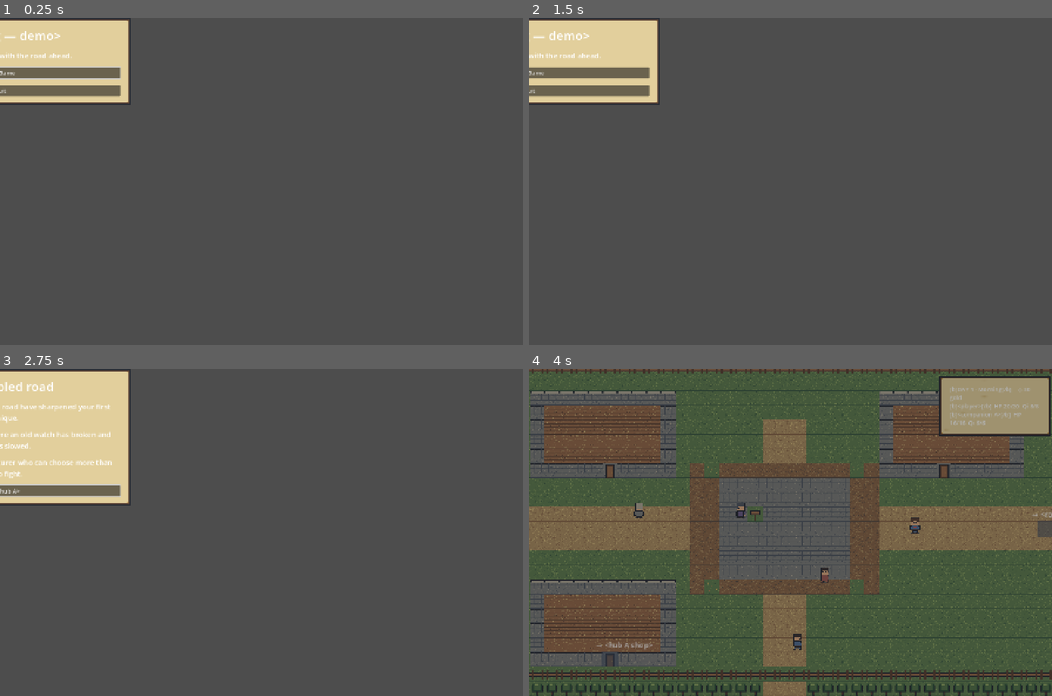
Above: before the commit, frames 1-4 (two rows, left to right).
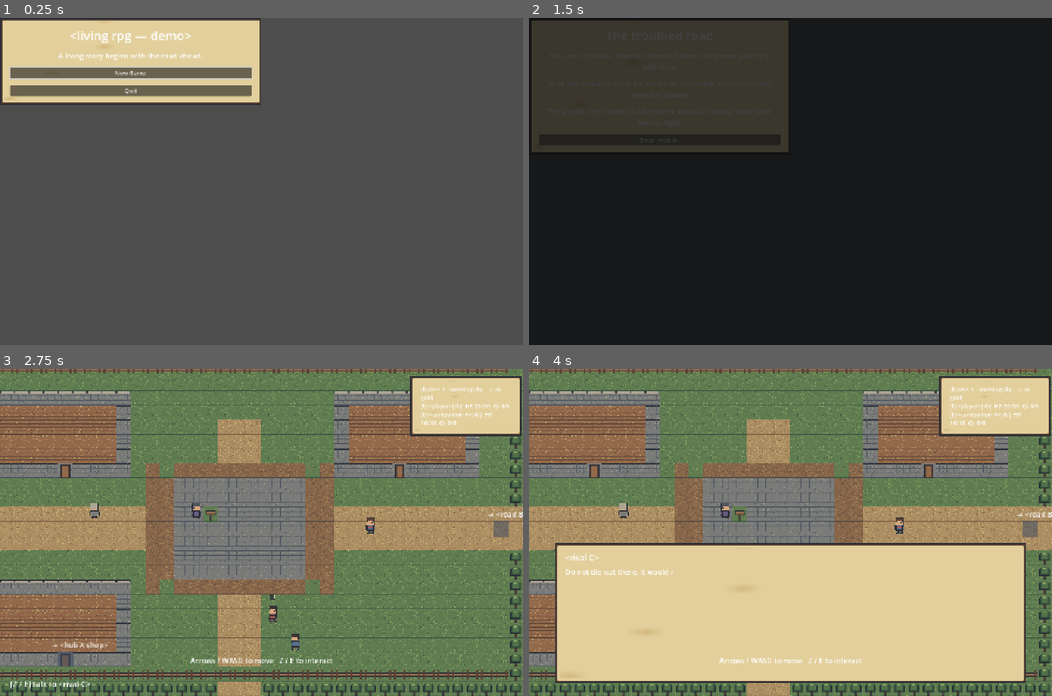
Above: after the commit, the same moments.

Repository: haowjy/living-rpg-game
Game: Godot game, scene res://game/app/main.tscn
Two runs of this game, one before a commit and one after it. Both use one fixed random seed, a clock stepped at 60 frames per second and the inputs below.
Inputs (mouse positions are in pixels of both pictures, inside the frame that each line leads up to):
- Up to frame 1 (0.25 s): no input
- Up to frame 2 (1.5 s): click (659, 73) at 0.5 s, where only the run after the commit has a clickable "New Game"; click (659, 138) at 1.25 s, where only the run after the commit has a clickable "Enter <hub A>"
- Up to frame 3 (2.75 s): tap Enter at 2 s; move the mouse to (376, 516) at 2.02 s; hold D (move_right) from 2.03 s (still down); hold Z (interact) from 2.03 s (still down); click (376, 516) at 2.17 s
- Up to frame 4 (4 s): release D (move_right) at 2.75 s; release Z (interact) at 2.75 s; drag from (685, 548) to (764, 597) at 2.77 s; tap Space at 3.5 s; move the mouse to (842, 460) at 3.52 s; hold D (move_right) from 3.53 s (still down); hold Z (interact) from 3.53 s (still down)

The runs differ from the first frame. In frame 1, 7.3% of the frame differs, in the area x 0-50%, y 0-27%; in frame 2, 99%, in the area x 0-100%, y 0-100%; in frame 3, 95%; in frame 4, 94%.

Commit message:
fix: mount flow screens in viewport host

Diff:
--- a/godot/game/app/flow_screen.gd
+++ b/godot/game/app/flow_screen.gd
@@ -16,12 +16,14 @@
 	background.set_anchors_preset(Control.PRESET_FULL_RECT)
 	add_child(background)
 
+	var center := CenterContainer.new()
+	center.set_anchors_preset(Control.PRESET_FULL_RECT)
+	add_child(center)
+
 	var panel := PanelContainer.new()
-	panel.set_anchors_preset(Control.PRESET_CENTER)
 	panel.custom_minimum_size = Vector2(720, 0)
-	panel.position = -panel.custom_minimum_size / 2.0
 	panel.add_theme_stylebox_override("panel", panel_style())
-	add_child(panel)
+	center.add_child(panel)
 	var column := VBoxContainer.new()
 	column.add_theme_constant_override("separation", 18)
 	panel.add_child(column)
--- a/godot/game/app/main.gd
+++ b/godot/game/app/main.gd
@@ -18,6 +18,7 @@
 var combat_screen: CombatScreen = null
 
 var _mode_root: Node
+var _flow_host: Control
 var _transition: Transition
 var _hints: InputHints
 var _ui_sounds: UiSounds
@@ -29,6 +30,12 @@
 
 func _ready() -> void:
 	db = ContentDB.new()
+	_flow_host = Control.new()
+	_flow_host.name = "FlowHost"
+	_flow_host.set_anchors_preset(Control.PRESET_TOP_LEFT)
+	_flow_host.size = get_viewport().get_visible_rect().size
+	get_viewport().size_changed.connect(_fit_flow_host)
+	add_child(_flow_host)
 	_hints = InputHints.new()
 	add_child(_hints)
 	_ui_sounds = UiSounds.new()
@@ -36,6 +43,10 @@
 	_transition = Transition.new()
 	add_child(_transition)
 	_show_title(false)
+
+
+func _fit_flow_host() -> void:
+	_flow_host.size = get_viewport().get_visible_rect().size
 
 
 func _input(event: InputEvent) -> void:
@@ -85,7 +96,7 @@
 	screen = Screen.TITLE
 	var title := FlowScreen.new()
 	_mode_root = title
-	add_child(title)
+	_flow_host.add_child(title)
 	title.selected.connect(_on_title_selected)
 	title.setup("<living rpg — demo>",
 			["A living story begins with the road ahead."],
@@ -107,7 +118,7 @@
 	screen = Screen.OPENING
 	var opening := FlowScreen.new()
 	_mode_root = opening
-	add_child(opening)
+	_flow_host.add_child(opening)
 	opening.selected.connect(func(_action: String) -> void: _begin_new_run())
 	opening.setup("The troubled road", [
 		"You are no novice. Years on the road have sharpened your first technique.",
@@ -198,7 +209,7 @@
 	screen = Screen.ENDING
 	var ending := FlowScreen.new()
 	_mode_root = ending
-	add_child(ending)
+	_flow_host.add_child(ending)
 	ending.selected.connect(func(_action: String) -> void: _show_title())
 	ending.setup("Demo complete", [resolution, "The marshal's unanswered offer points down another road."],
 			[{"label": "Return to Title", "id": "title"}])
@@ -211,7 +222,7 @@
 	screen = Screen.GAME_OVER
 	var game_over := FlowScreen.new()
 	_mode_root = game_over
-	add_child(game_over)
+	_flow_host.add_child(game_over)
 	game_over.selected.connect(func(action: String) -> void:
 		if action == "retry":
 			_retry_run()
